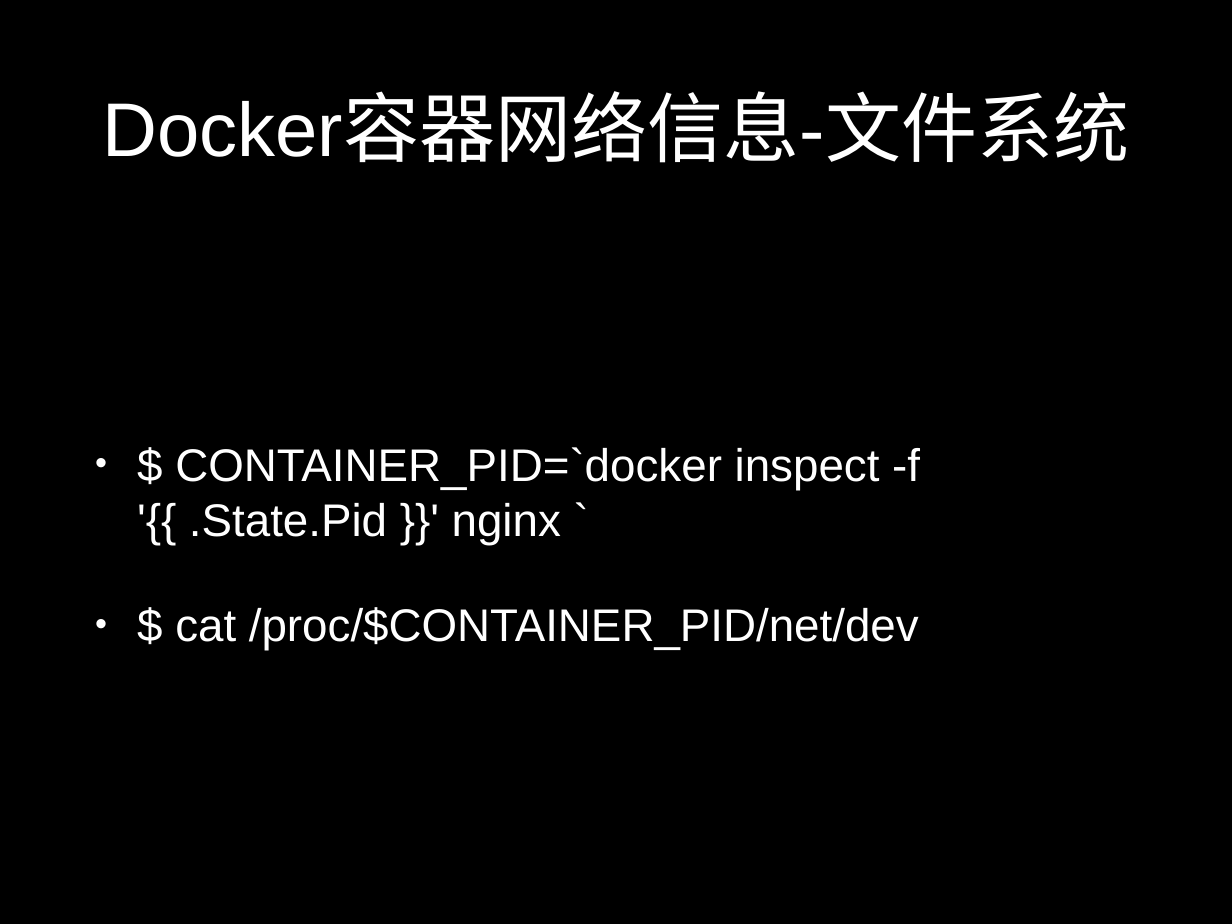
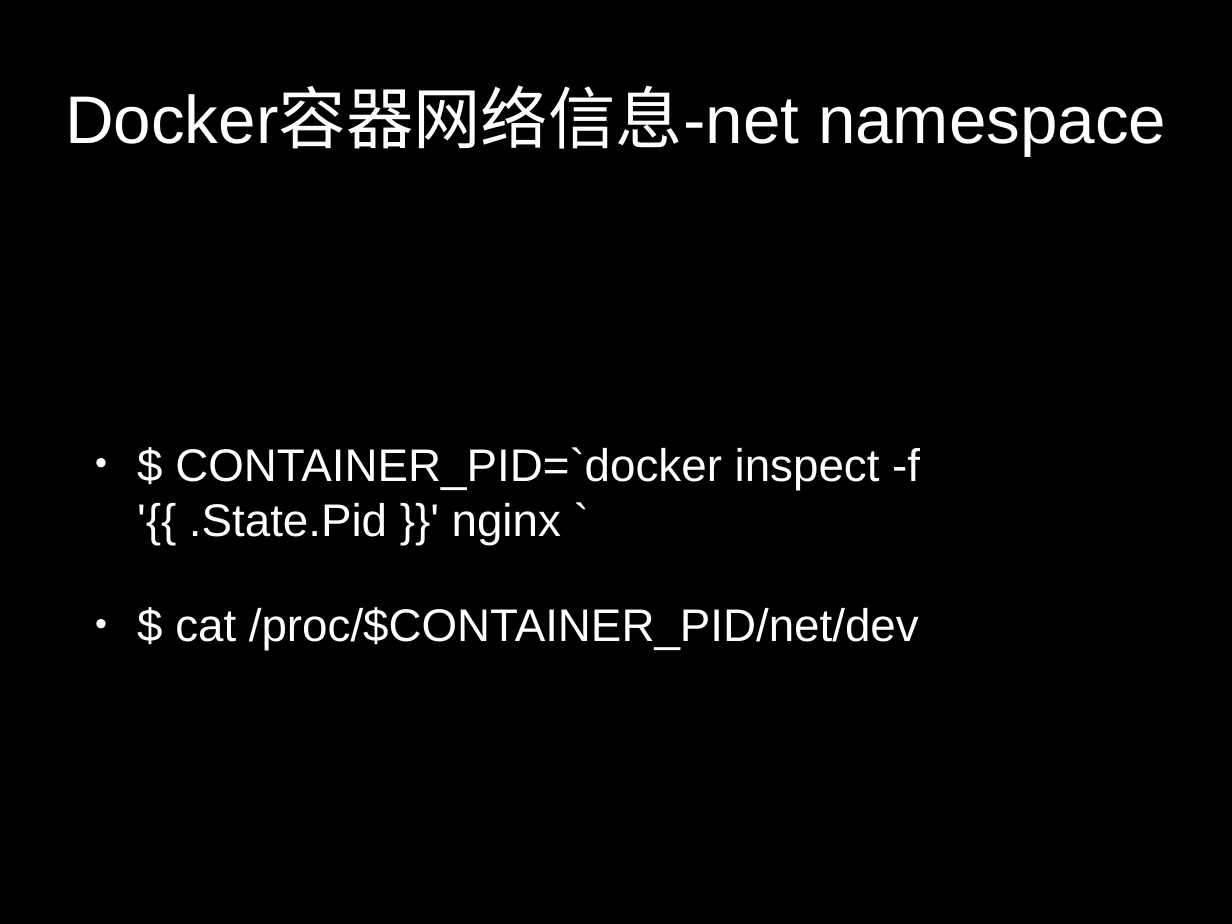
Before and after one commit to liubin/presentations, a slide deck: slide 21 of 20160423-docker-monitoring/keynote.pptx. Drawn at 1232x924 pixels with LibreOffice and Linux fonts; fonts in the diff are those of the drawing. Boxes give left, top, right and bottom in pixels: in the first picture for what was removed or moved away, otherwise in the second. Text is boxed around its words. In the diff, an @@ line names an element or a change of style, - is before the commit and + after.

```diff
--- a/20160423-docker-monitoring/keynote.pptx
+++ b/20160423-docker-monitoring/keynote.pptx
@@ title at <box>65,90,1166,156</box>: text changed; size 63.2 to 56 pt @@
-Docker容器网络信息-文件系统
+Docker容器网络信息-net namespace
```
Also in this commit, not shown: 8 other slides changed, 1 slide added, 1 slide removed, 3 other files.
